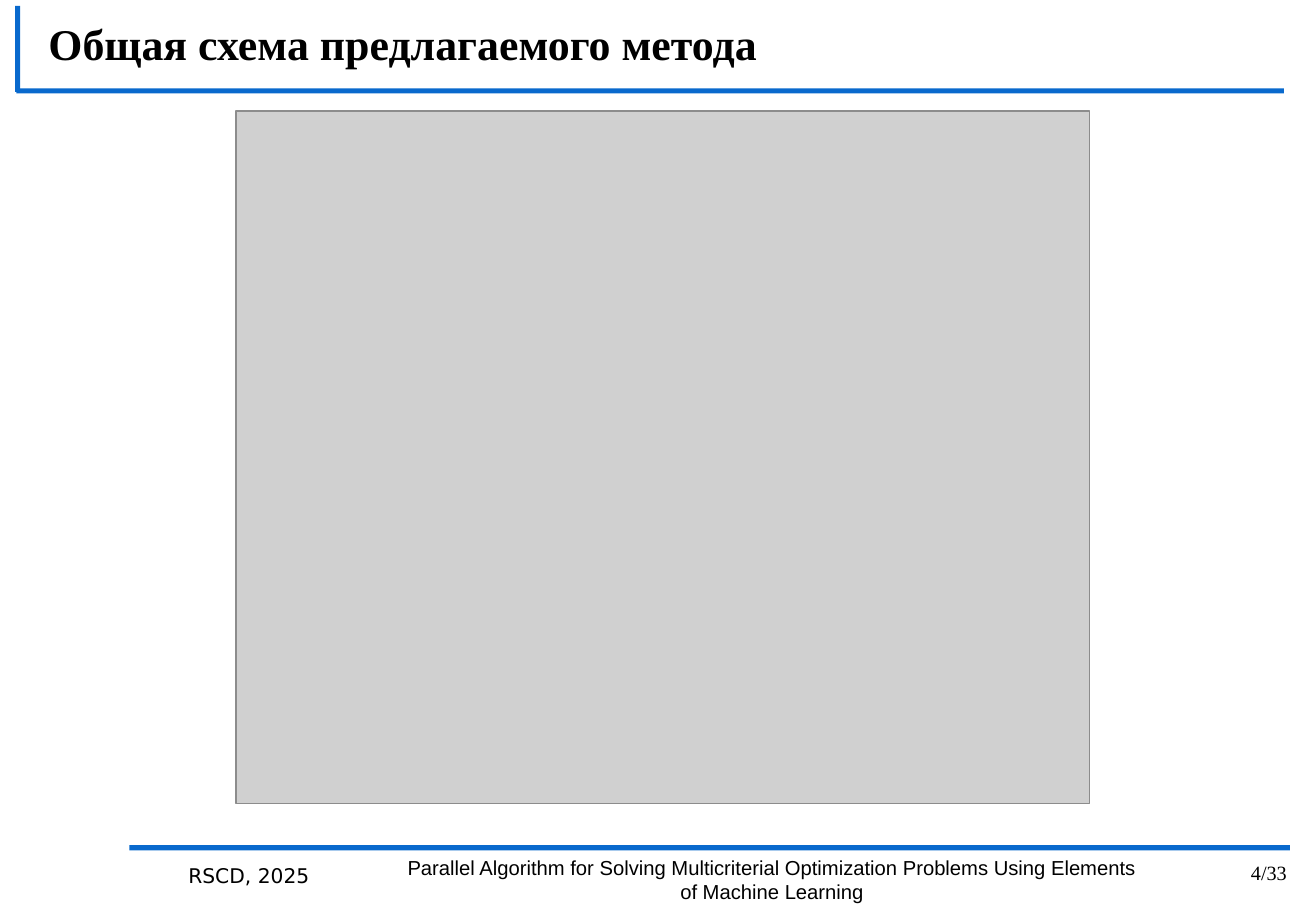
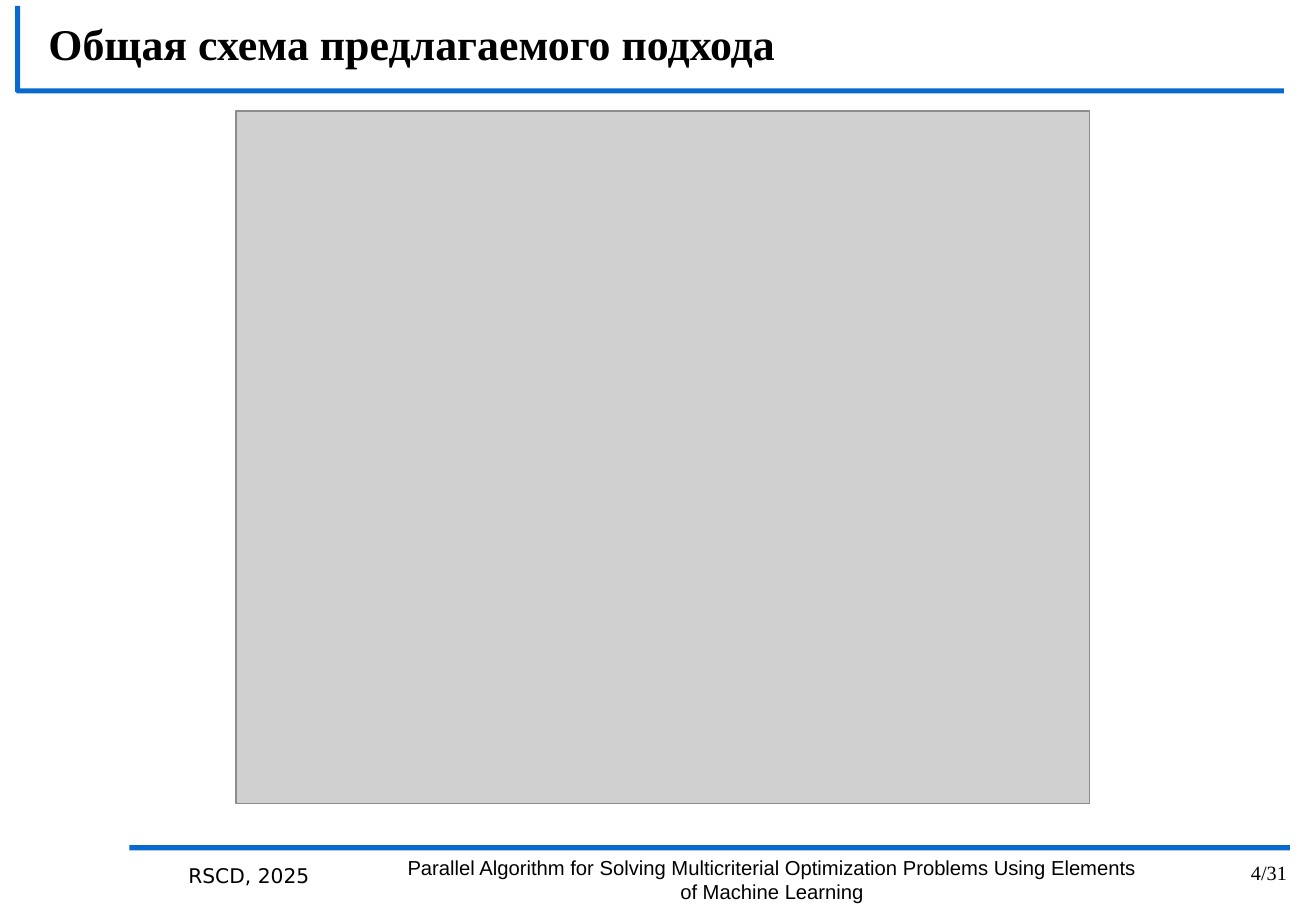
Before and after one commit to kabarkalov/GlobOptPapers, a slide deck: slide 4 of 2025/RSCD_MCO/RSCD25.pptx. Drawn at 1316x911 pixels with LibreOffice and Linux fonts; fonts in the diff are those of the drawing; grey boxes stand for pictures; background and template pictures are left out. Boxes give left, top, right and bottom in pixels: in the first picture for what was removed or moved away, otherwise in the second. Text is boxed around its words. In the diff, an @@ line names an element or a change of style, - is before the commit and + after.

```diff
--- a/2025/RSCD_MCO/RSCD25.pptx
+++ b/2025/RSCD_MCO/RSCD25.pptx
@@ title at [48, 28, 775, 70]: text changed @@
-Общая схема предлагаемого метода
+Общая схема предлагаемого подхода
@@ page number at [1251, 866, 1287, 881]: text changed @@
-4/33
+4/31
```
Also in this commit, not shown: 16 other slides changed, 1 slide added, 6 slides removed.
